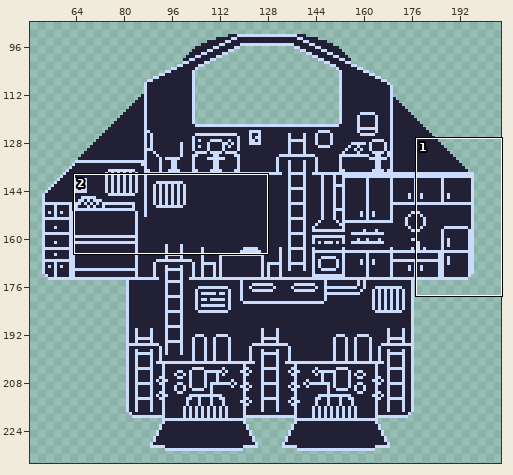
File history of a pixel-art file, Assets/Sprites/Ship.aseprite. Above: a wide view before the commit, with the close-up outlined.
Close-up. Earlier state:
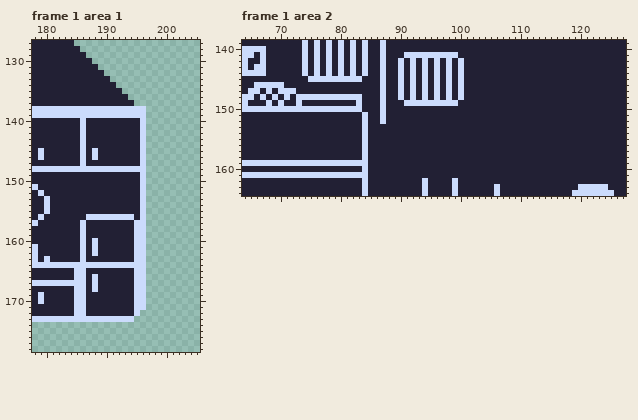
256x256 pixels, 2 frames. Shown: frame 1 area 1: x 178..205, y 127..178; frame 1 area 2: x 64..127, y 139..164. The wide view leaves out empty margins.
And afterwards:
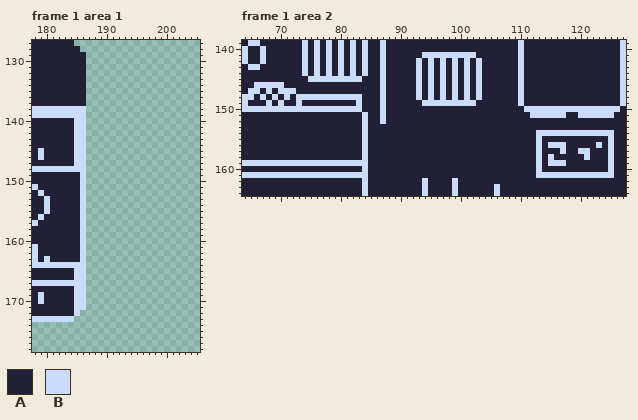
Palette (. is transparent): A #222034  B #cbdbfc
Changes in this commit:
Changed rows in their new state; - is an unchanged pixel.
Frame 1 area 1, layers "Hull", "Furniture", "Backdrop":
first column x 185:
130 --.---------
131 --..--------
132 --...-------
133 --....------
134 --.....-----
135 --......----
136 --.......---
137 --........--
138 --..........
139 --..........
140 B-..........
141 B-..........
142 B-..........
143 B-..........
144 B-..........
145 B-..........
146 B-..........
147 B-..........
148 --..........
149 -B..........
150 -B..........
151 -B..........
152 -B..........
153 -B..........
154 -B..........
155 -B..........
156 -B..........
157 --..........
158 --..........
159 --..........
160 --..........
161 --..........
162 --..........
163 --..........
164 --..........
165 --..........
166 --..........
167 --..........
168 --..........
169 --..........
170 --..........
171 --..........
172 -..........-
173 ..........--
Frame 1 area 2, layer "Furniture":
first column x 64:
139 -BB-------------------------------------------B----------------B
140 -AA-------------------------------------------B----------------B
141 -A-------------------------AAA------BBB-------B----------------B
142 --------------------------A-ABABABABAB-B------B----------------B
143 AB-A----------------------A-ABABABABAB-B------B----------------B
144 AAAA----------------------A-ABABABABAB-B------B----------------B
145 --------------------------A-ABABABABAB-B------B----------------B
146 --------------------------A-ABABABABAB-B------B----------------B
147 --------------------------A-ABABABABAB-B------B----------------B
148 --------------------------A-ABABABABAB-B------B----------------B
149 ---------------------------AAA------BBB-------B----------------B
150 -----------------------------------------------BBBBBBBBBBBBBBBB-
151 ------------------------------------------------BBBBBB--BBBBBB--
154 -------------------------------------------------BBBBBBBBBBBBB--
155 -------------------------------------------------B-----------B--
156 -------------------------------------------------B-BBB-----B-B--
157 -------------------------------------------------B---B--BB---B--
158 -------------------------------------------------B-B-----B---B--
159 -------------------------------------------------B-BBB-------B--
160 -------------------------------------------------B-----------B--
161 -------------------------------------------------BBBBBBBBBBBBB--
163 --------------------------------------------------------AAAAA---
164 -------------------------------------------------------AAAAAAA--
Where, in picture pixels (left, top, right, bottom), the same in both close-ups:
changed: (74, 58, 146, 322)
changed: (242, 40, 266, 76)
changed: (518, 40, 626, 196)
changed: (398, 52, 482, 106)
